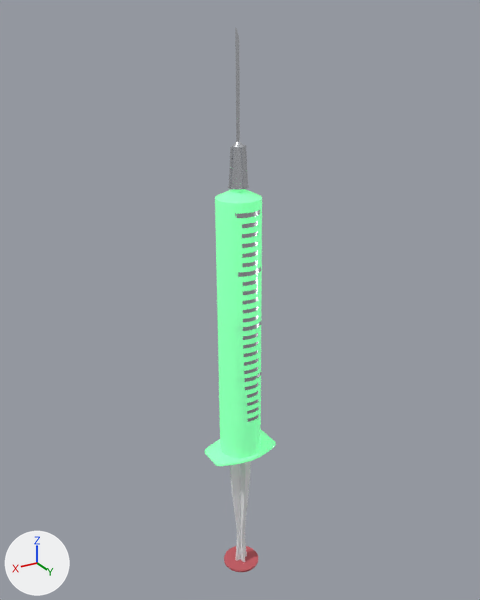
Two versions of the glTF model assets/models/items/revive_needle.glb, one commit apart.
Camera for both pictures: a 50 mm camera at (0.171, 0.284, 0.326) aimed at (-0.004, -0.007, 0.18). The axes (+X, +Y, +Z) are drawn at lower left. The lights are the same throughout. The first picture is the older version.

Script lines for the objects in view, before the commit:
```python
mat_needle_glass = principled_material('needle_glass')
mat_needle_glass.base_color = (0.3, 0.95, 0.5)  # green #95f9bc
mat_needle_glass.roughness = 0.1
mat_needle_glass.alpha = 0.75
mat_needle_glass.emission_color = (0.09, 0.48, 0.18)  # green #55b876
mat_needle_glass.emission_strength = 1.0
mat_needle_plastic = principled_material('needle_plastic')
mat_needle_plastic.base_color = (0.9, 0.9, 0.92)  # white #f3f3f6
me_mesh_004 = bpy.data.meshes.new('Mesh.004')
me_mesh_004.from_pydata(...)  # 2597 vertices, 4562 faces; spans x -0.021..0.021, y -0.014..0.014, z 0.0..0.32
# faces by material slot: [1112, 678, 140, 2632]
me_mesh_004.materials.append(mat_needle_steel)  # white #dddfe5
me_mesh_004.materials.append(mat_needle_plastic)  # white #f3f3f6
me_mesh_004.materials.append(mat_needle_rubber)  # red #c45961
me_mesh_004.materials.append(mat_needle_glass)  # green #95f9bc, glowing green #55b876
ob_revive_needle = bpy.data.objects.new('revive_needle', me_mesh_004)
ob_revive_needle.location = (0.0, 0.0, 0.0)
```
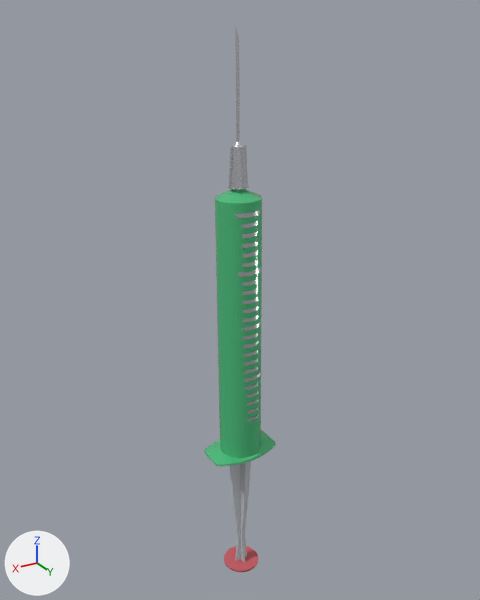
Pixel boxes [x1, y1, x2, y2] of what changed, in the pictures (480 x 600 px):
'revive_needle', recoloured, surface changed: [205, 186, 275, 565] in both

What changed in the scene script:
```text
Change mat_needle_plastic:
    mat_needle_plastic.base_color: (0.9, 0.9, 0.92) -> (0.55, 0.57, 0.6)  # white #f3f3f6 -> light grey #c4c7cb
Change mat_needle_glass:
    mat_needle_glass.base_color: (0.3, 0.95, 0.5) -> (0.08, 0.55, 0.22)  # green #95f9bc -> green #50c481
    remove mat_needle_glass.emission_color = (0.09, 0.48, 0.18)  # green #55b876
    remove mat_needle_glass.emission_strength = 1.0
```
